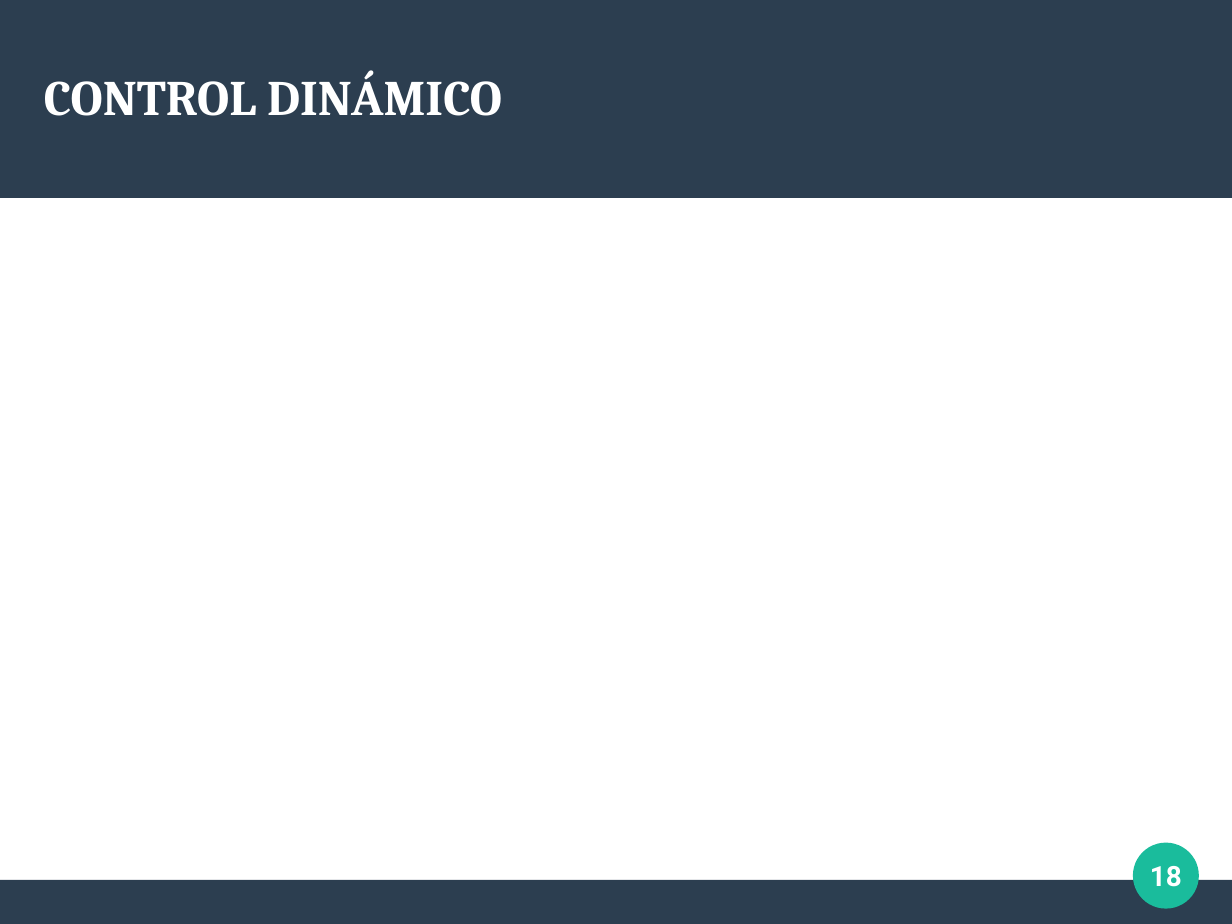
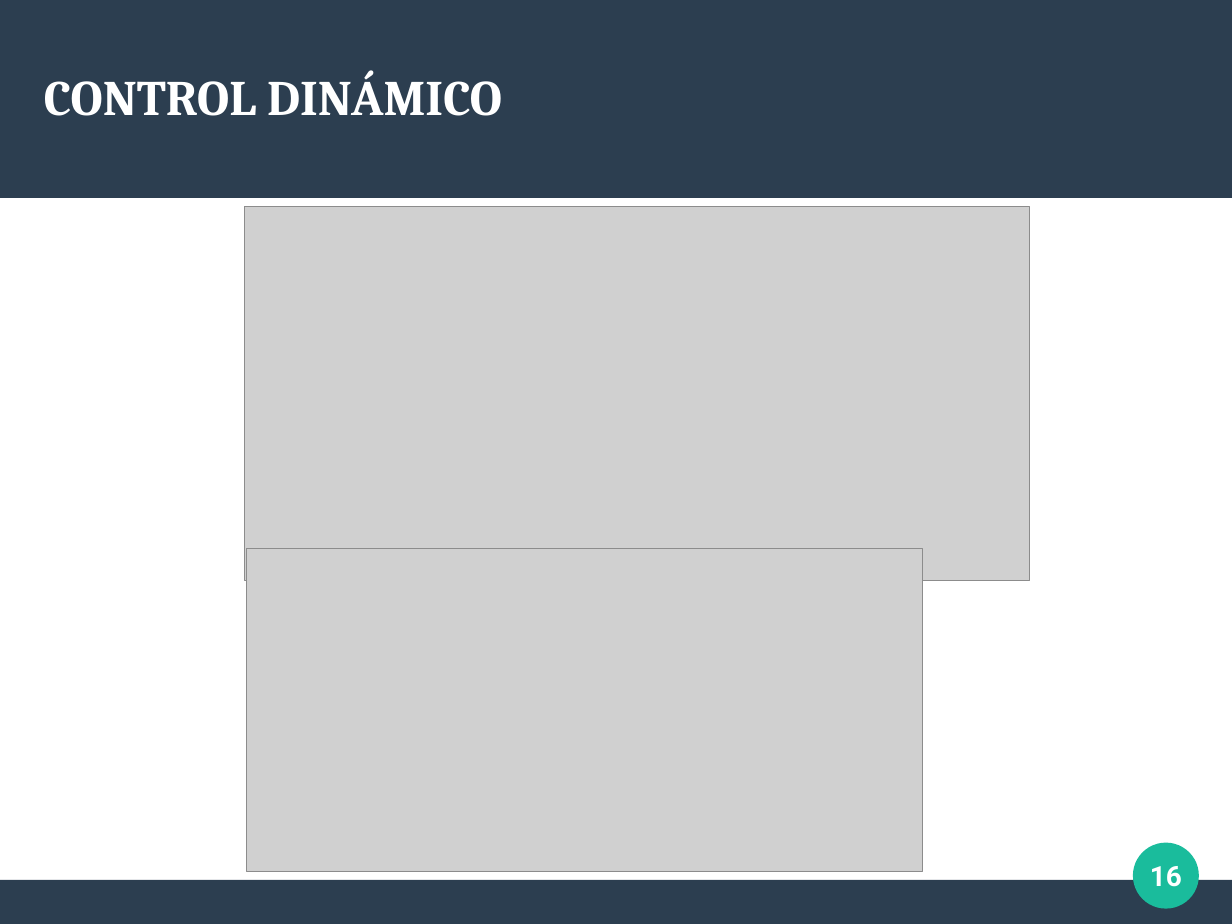
Before and after one commit to Arrivederccimamasita/Synchro_Drive_CyPR, a slide deck: slide 16 of Presentacion_defensa/defensa.odp (slide 18 before the commit). Drawn at 1232x924 pixels with LibreOffice and Linux fonts; fonts in the diff are those of the drawing; grey boxes stand for pictures. Boxes give left, top, right and bottom in pixels: in the first picture for what was removed or moved away, otherwise in the second. Text is boxed around its words. In the diff, an @@ line names an element or a change of style, - is before the commit and + after.

```diff
--- a/Presentacion_defensa/defensa.odp
+++ b/Presentacion_defensa/defensa.odp
@@ picture added at box(245, 207, 1030, 581) @@
@@ picture added at box(246, 549, 922, 871) @@
@@ page number at box(1150, 866, 1182, 887): text changed @@
-18
+16
```
Also in this commit, not shown: 8 other slides changed, 5 slides added, 1 slide removed, 5 other files.
